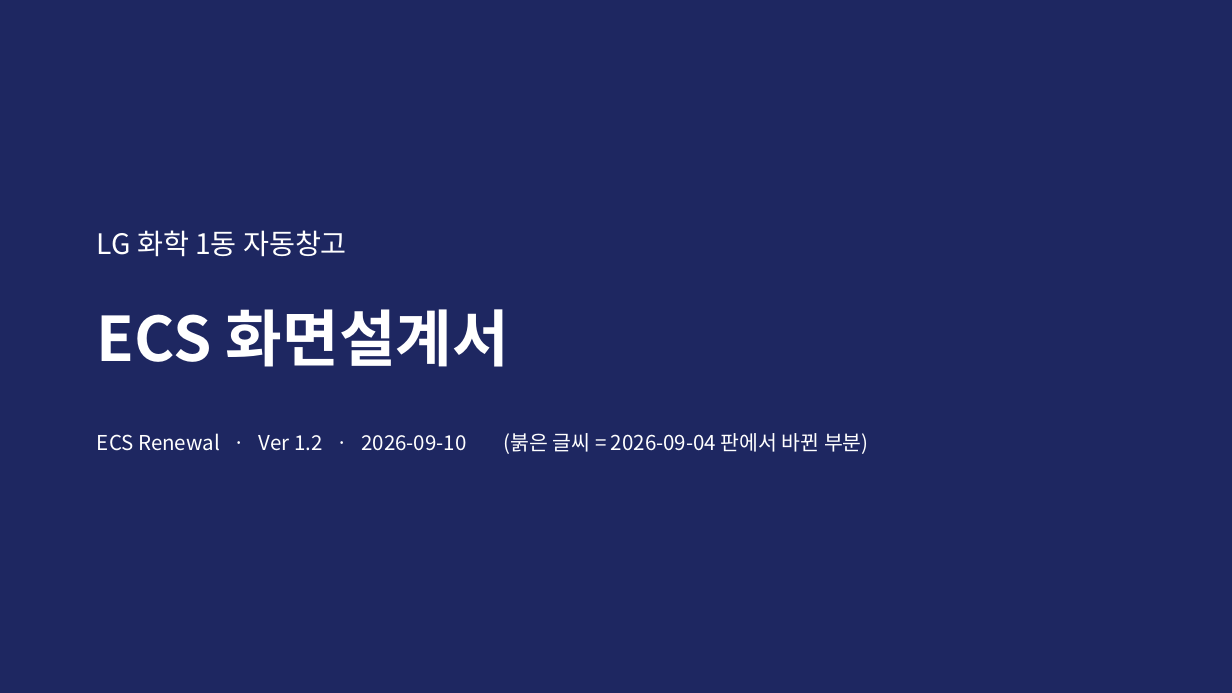
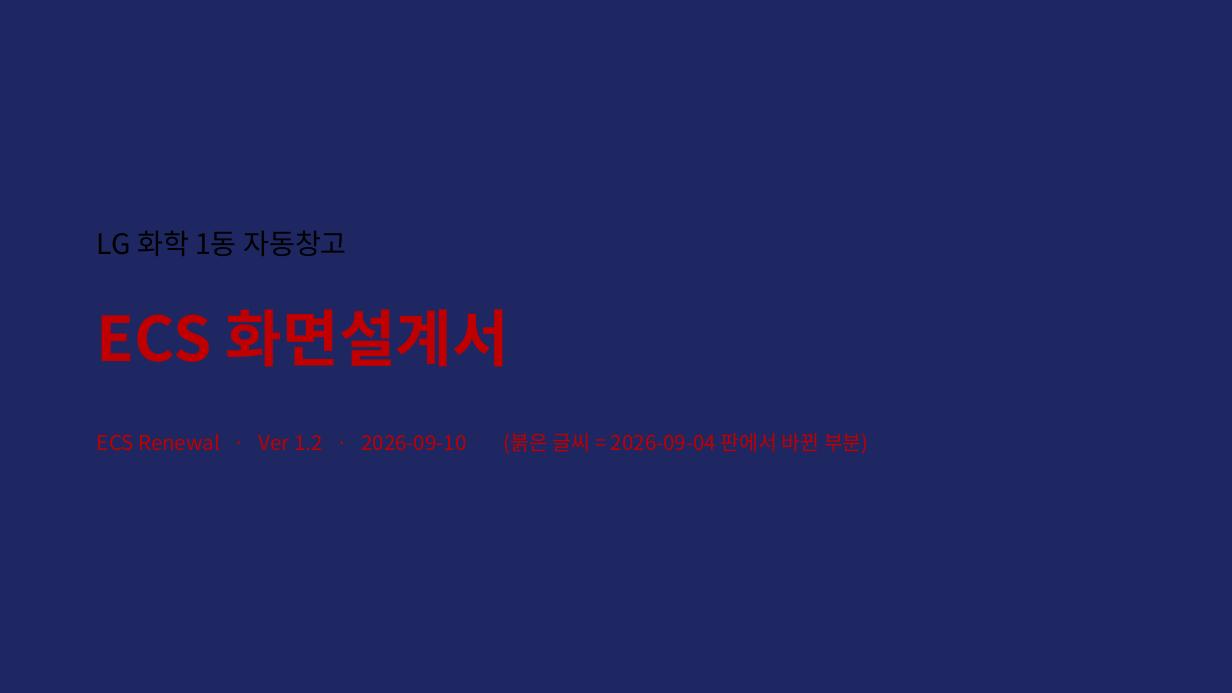
Before and after one commit to yeorijby-coder/LGLS_ALL, a slide deck: slide 1 of docs/산출물_20260909/06_ECS_화면설계서.pptx. Drawn at 1232x693 pixels with LibreOffice and Linux fonts; fonts in the diff are those of the drawing. Boxes give left, top, right and bottom in pixels: in the first picture for what was removed or moved away, otherwise in the second. Text is boxed around its words. In the diff, an @@ line names an element or a change of style, - is before the commit and + after.

```diff
--- a/docs/산출물_20260909/06_ECS_화면설계서.pptx
+++ b/docs/산출물_20260909/06_ECS_화면설계서.pptx
@@ text "LG 화학 1동 자동창고" at <box>97,230,347,256</box>: text colour #FFFFFF to #000000 @@
@@ text "ECS 화면설계서" at <box>97,309,509,367</box>: text colour #FFFFFF to #C00000 @@
@@ text "ECS Renewal · Ver 1.2 ..." at <box>97,433,869,454</box>: text colour #FFFFFF to #C00000 @@
```
Also in this commit, not shown: 32 other files.
